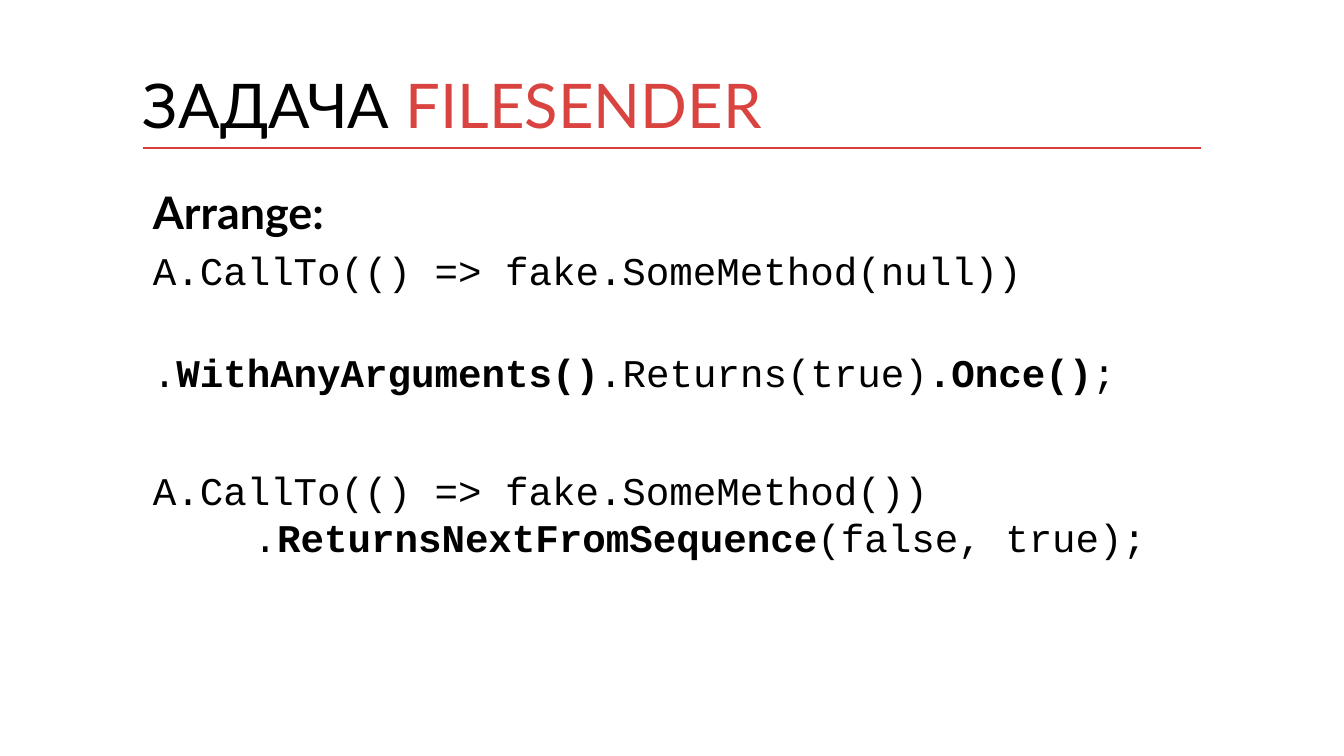
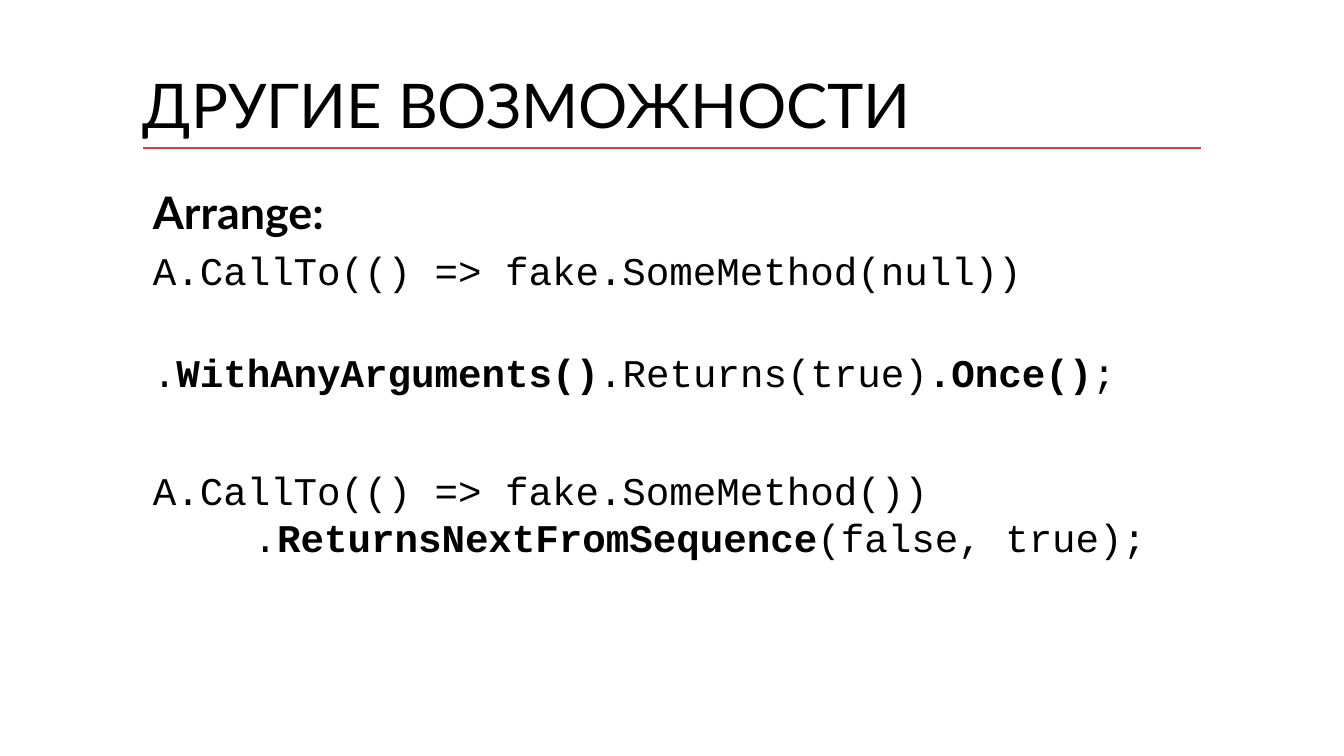
Before and after one commit to kontur-courses/mocks, a slide deck: slide 10 of mocks.pptx (slide 9 before the commit). Drawn at 1344x756 pixels with LibreOffice and Linux fonts; fonts in the diff are those of the drawing. Boxes give left, top, right and bottom in pixels: in the first picture for what was removed or moved away, otherwise in the second. Text is boxed around its words. In the diff, an @@ line names an element or a change of style, - is before the commit and + after.

```diff
--- a/mocks.pptx
+++ b/mocks.pptx
@@ title at (143, 83, 911, 139): text changed; text colour #D94440 to #000000 @@
-ЗАДАЧА FILESENDER
+ДРУГИЕ ВОЗМОЖНОСТИ
```
Also in this commit, not shown: 4 other slides changed, 1 slide added, 2 other files.
